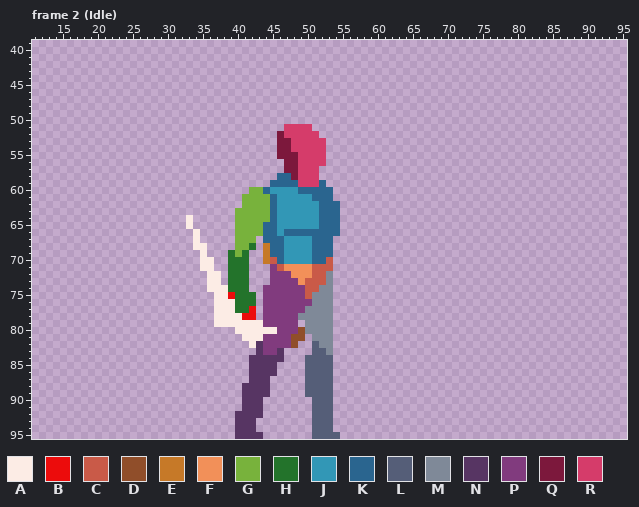
File history of a pixel-art file, asset/art/player/Character Blueprint.aseprite. Above is the file before it was changed.
96x96 pixels, 35 frames. Shown: frame 2 (Idle): x 11..95, y 39..95. The commit also changed other frames, which this record leaves out.
Visible layers, top first: "Effect", "Weapon", "Right Hand", "Head", "Right Leg", "Torso", "Left Leg", "Left Hand".
Palette (. is transparent): A #fcece5  B #ec0c0c  C #c95a48  D #904e2a  E #c67928  F #f29059  G #78b23c  H #23732b  J #3297b6  K #2a658f  L #555e78  M #7f8998  N #573563  P #813b7e  Q #7c183c  R #d53c6a
Pixels before, frame 2 (Idle) (only the part around the change), first column x 35:
55 ...........QQQRRRR............
56 ............QQRRRR............
57 ............QQRRR.............
58 ...........KKQRRR.............
59 ..........KKKKRRRK............
60 .......GGKJJJJKKKKK...........
61 ......GGGGKJJJJJKKK...........
62 ......GGGGKJJJJJJKKK..........
63 .....GGGGGKJJJJJJKKK..........
64 .....GGGGGKJJJJJJKKK..........
65 .....GGGGKKJJJJJJKKK..........
66 .....GGGGKKJKKKKKKKK..........
67 .....GGG.KKKJJJJKKK...........
68 A....GGH.EKKJJJJKKK...........
69 A...HGH..EKKJJJJKKK...........
70 AA..HHH..ECKJJJJKKC...........
71 AA..HHH...PCFFFFCCC...........
72 .AA.HHH...PPPFFFCCM...........
73 .AA.HHH...PPPPFCCCM...........
74 .AAAHHH..PPPPPPCCMM...........
75 ..AABHHH.PPPPPPCMMM...........
76 ..AAAHHH.PPPPPPPMMM...........
77 ..AAAHHB.PPPPPPMMMM...........
78 ..AAAABB.PPPPPMMMMM...........
79 ..AAAAAAAPPPPP.MMMM...........
80 .....AAAAAAPPPDMMMM...........
81 ......AAAPPPPDD.MMM...........
82 .......ANPPPPD..LMM...........
83 ........NPPN....LLM...........
84 .......NNNNN...LLLL...........
85 .......NNNN....LLLL...........
86 .......NNNN....LLLL...........
The same view after the edit:
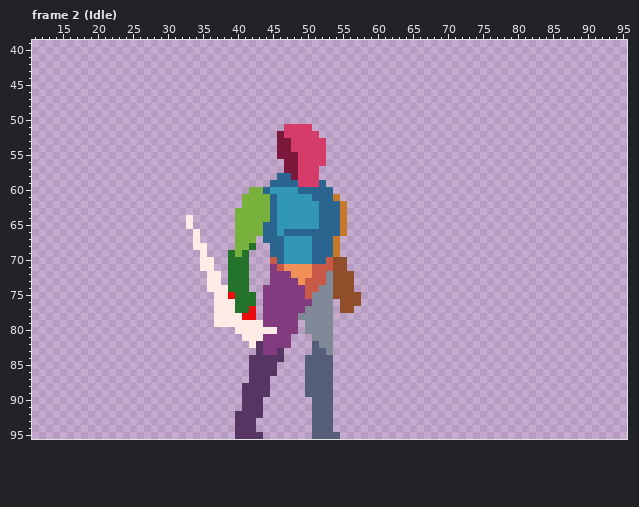
Change:
Frame 2 (Idle), layer "Left Hand":
y 61: x 54 . -> E
y 62..66: x 55 . -> E
y 67: x 54 . -> E
y 68..69: x 44 E -> .; x 54 . -> E
y 70: x 44 E -> .; x 54..55 .. -> DD
y 71: x 54..55 .. -> DD
y 72..74: x 54..56 ... -> DDD
y 75: x 54..57 .... -> DDDD
y 76: x 55..57 ... -> DDD
y 77: x 55..56 .. -> DD
y 80: x 49 D -> .
y 81: x 48..49 DD -> ..
y 82: x 48 D -> .
Changed places in both pictures, as pixel boxes (x1, y1, x2, y2):
added: (333, 194, 361, 313)
erased: (263, 243, 270, 264)
erased: (291, 327, 305, 348)
